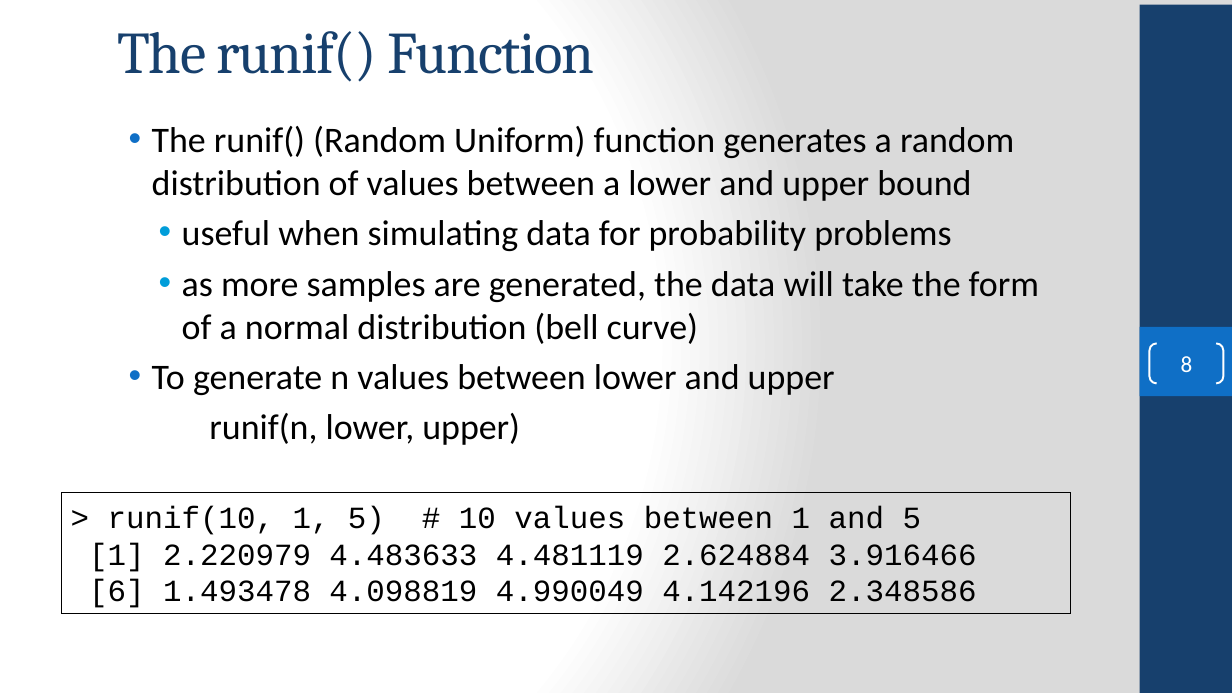
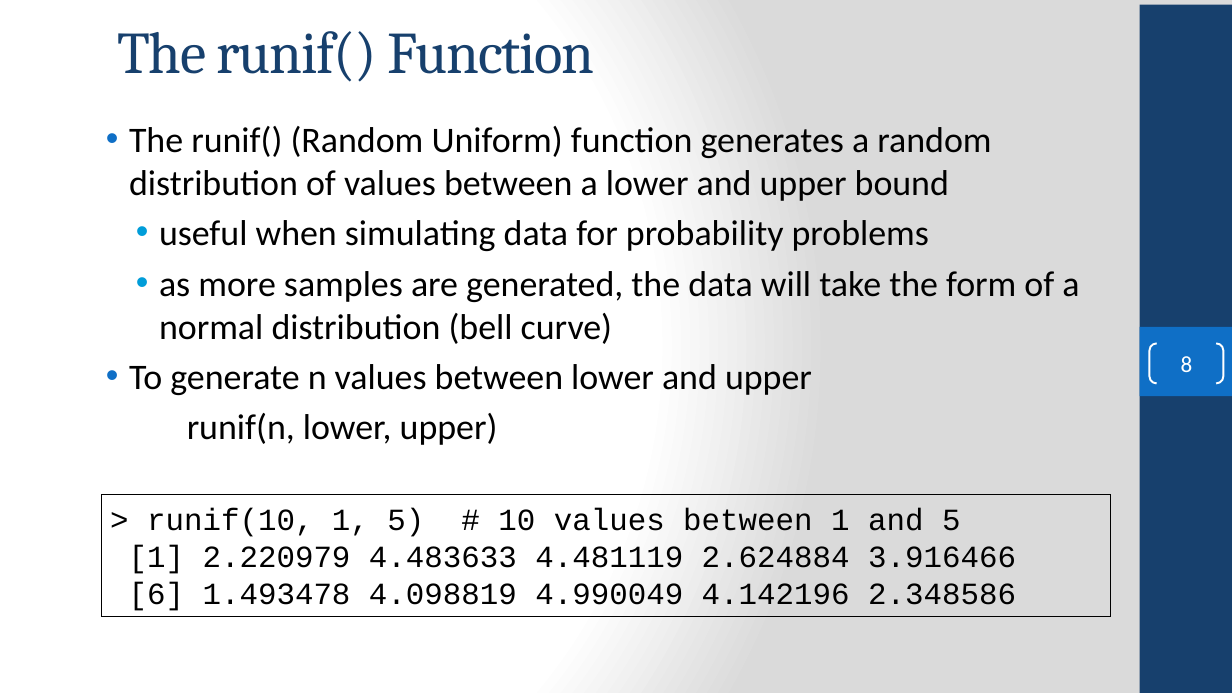
Before and after one commit to FSCJ-COP2073C/cop2073c-FullContent, a slide deck: slide 8 of slides/COP2073C-Module11.pptx. Drawn at 1232x693 pixels with LibreOffice and Linux fonts; fonts in the diff are those of the drawing; background and template pictures are left out. Boxes give left, top, right and bottom in pixels: in the first picture for what was removed or moved away, otherwise in the second. Text is boxed around its words. In the diff, an @@ line names an element or a change of style, - is before the commit and + after.

```diff
--- a/slides/COP2073C-Module11.pptx
+++ b/slides/COP2073C-Module11.pptx
@@ text "The runif() (Random Uniform) function ..." rewrapped from box(152, 126, 1039, 445) to box(129, 126, 1079, 445) @@
@@ rectangle "> runif(10, 1, 5) # ...": place and size @@
-rectangle "> runif(10, 1, 5) # ..." at box(62, 493, 1071, 614)
+rectangle "> runif(10, 1, 5) # ..." at box(101, 495, 1110, 616)
```
Also in this commit, not shown: 6 other slides changed, 3 other files.
